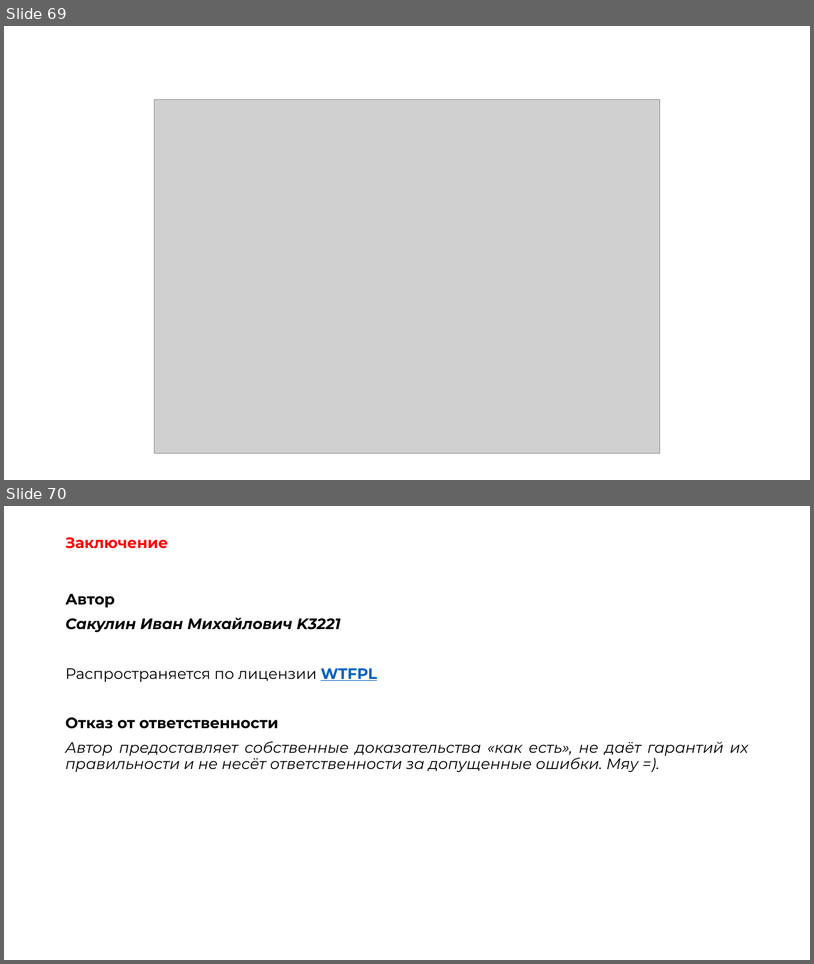
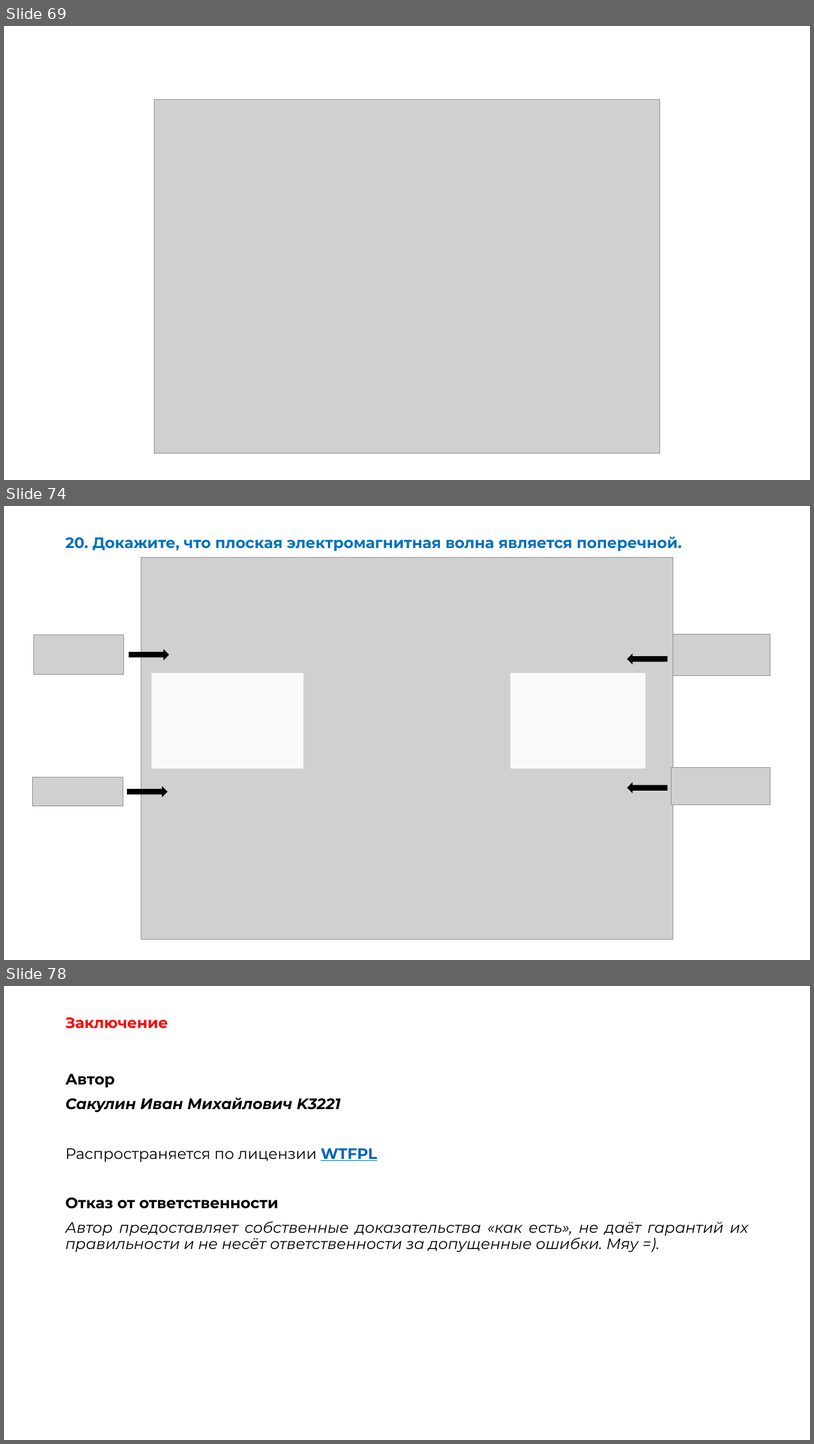
Before and after one commit to OneTwoZzzPlus/ITMO.STUDY, a slide deck: 2-3_PHYSICS/exam-EMP.pptx. Shown one above the other, each under a label of ours: slides 69 and 70 before the commit, slides 69, 74 and 78 after it; the slides between them are not shown. The pictures are 814x964 and 814x1444 pixels, drawn with LibreOffice and Linux fonts; fonts in the diff are those of the drawing; grey boxes stand for pictures. Boxes give left, top, right and bottom in pixels: in the first picture for what was removed or moved away, otherwise in the second. Text is boxed around its words. In the diff, an @@ line names an element or a change of style, - is before the commit and + after.

```diff
--- a/2-3_PHYSICS/exam-EMP.pptx
+++ b/2-3_PHYSICS/exam-EMP.pptx
@@ slide 74 added at [4, 506, 810, 960], background #FFFFFF @@
@@ title added at [65, 537, 682, 551], 18 pt, text #0070C0, bold @@
+20. Докажите, что плоская электромагнитная волна является поперечной.
@@ picture added at [141, 558, 674, 939] @@
@@ picture added at [33, 635, 124, 674] @@
@@ right arrow added at [129, 649, 169, 660], fill #000000 @@
@@ picture added at [673, 634, 770, 675] @@
@@ right arrow added at [628, 654, 668, 664], fill #000000 @@
@@ rectangle added at [152, 673, 304, 769], fill #FFFFFF at 90% opacity @@
@@ rectangle added at [511, 673, 646, 769], fill #FFFFFF at 90% opacity @@
@@ picture added at [672, 768, 771, 804] @@
@@ picture added at [33, 777, 123, 806] @@
@@ right arrow added at [128, 786, 168, 797], fill #000000 @@
@@ right arrow added at [628, 782, 668, 793], fill #000000 @@
@@ what was slide 70 is now slide 78 @@
```
Also in this commit, not shown: 7 other slides added, 2 other files.
